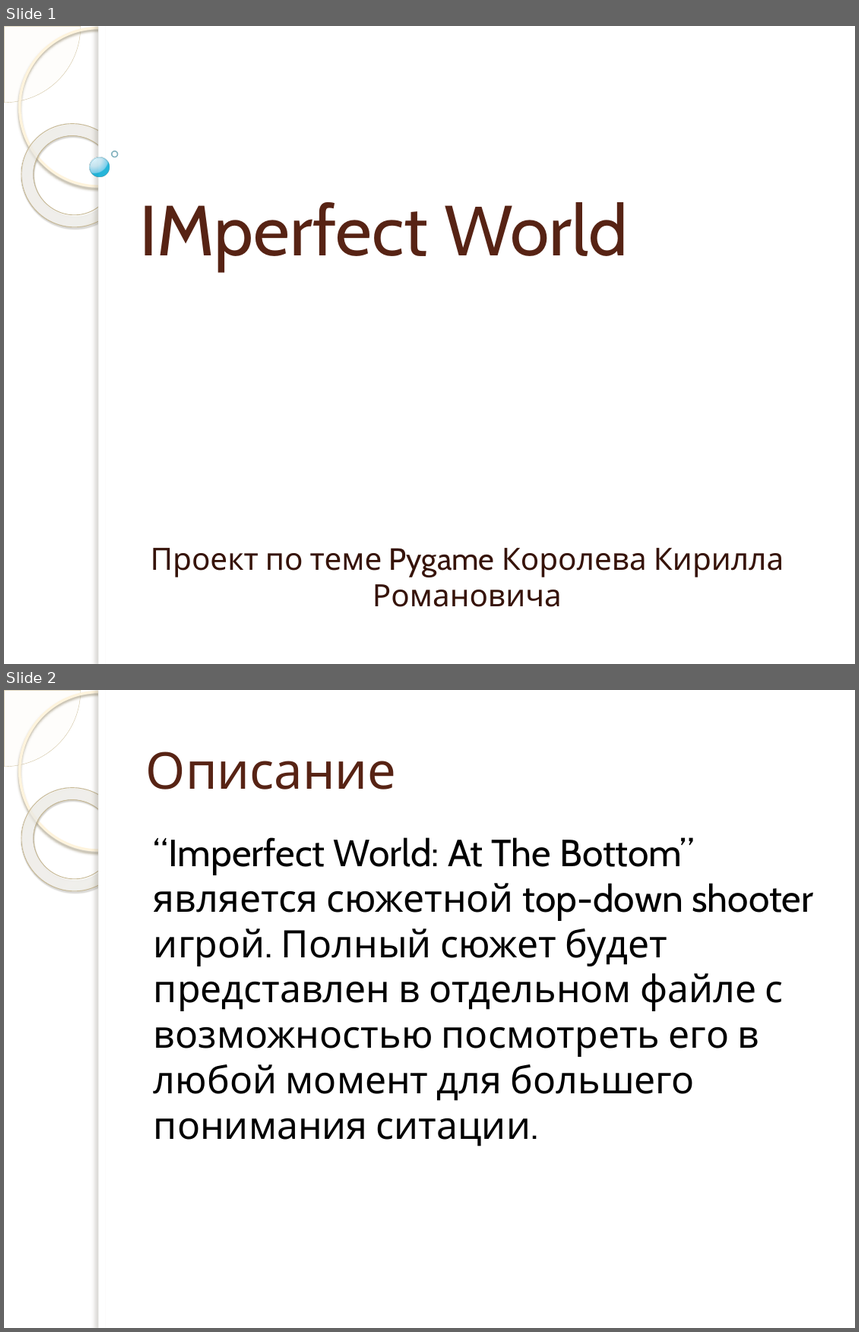
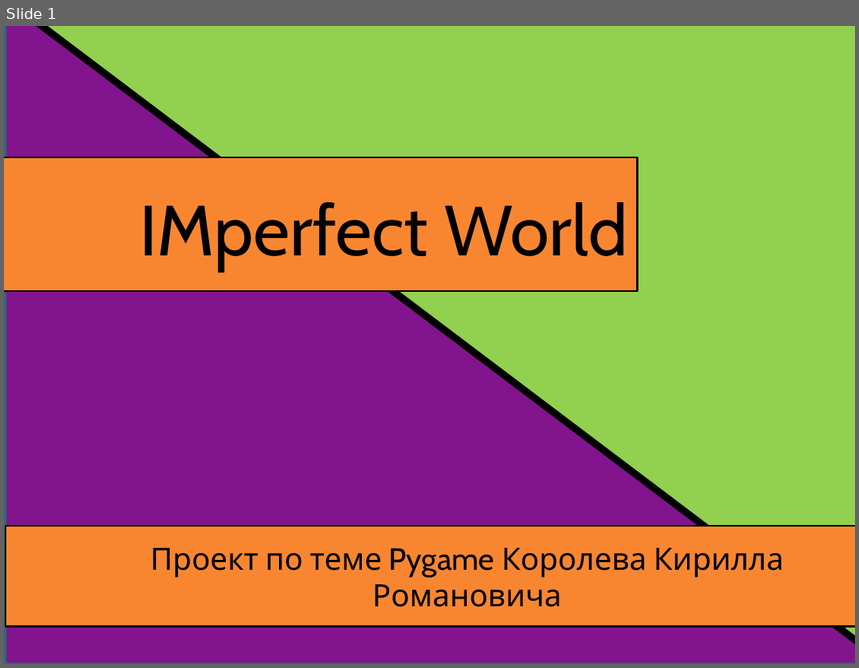
Before and after one commit to Sonhi-creator/IMperfect-World, a slide deck: Pygame проект/Data/IMperfect World.pptx. Shown one above the other, each under a label of ours: slides 1 and 2 before the commit, slide 1 after it. The pictures are 859x1332 and 859x668 pixels, drawn with LibreOffice and Linux fonts; fonts in the diff are those of the drawing; background and template pictures are left out. Boxes give left, top, right and bottom in pixels: in the first picture for what was removed or moved away, otherwise in the second. Text is boxed around its words. In the diff, an @@ line names an element or a change of style, - is before the commit and + after.

```diff
--- a/Pygame проект/Data/IMperfect World.pptx
+++ b/Pygame проект/Data/IMperfect World.pptx
@@ slide 2 removed at [4,690,855,1328], background picture (left out); not listed: 5 template elements that a slide beside it also shows @@
@@ title removed at [146,752,397,790] @@
-Описание
@@ text removed at [154,837,813,1147] @@
-“Imperfect World: At The Bottom” является сюжетной top-down shooter игрой. Полный сюжет будет представлен в отдельном файле с возможностью посмотреть его в любой момент для большего понимания ситации.
@@ slide 1 changed as well @@
@@ right triangle added at [6,26,855,664], fill #82148E, outline #296B7C 2 pt @@
@@ right triangle added at [19,26,855,664], fill #92D050, outline #000000 6 pt @@
@@ title "IMperfect World" at [140,202,628,271]: text colour #572314 to #000000 @@
@@ rectangle added at [4,158,637,291], fill #F88631, outline #000000 1.5 pt @@
@@ rectangle added at [6,527,855,627], fill #F88631, outline #000000 1.5 pt @@
@@ subtitle "Проект по теме Pygame Королева ..." at [151,548,784,607]: text colour #361309 to #000000 @@
```
Also in this commit, not shown: 4 slides added, 3 other slides removed, 10 other files.
